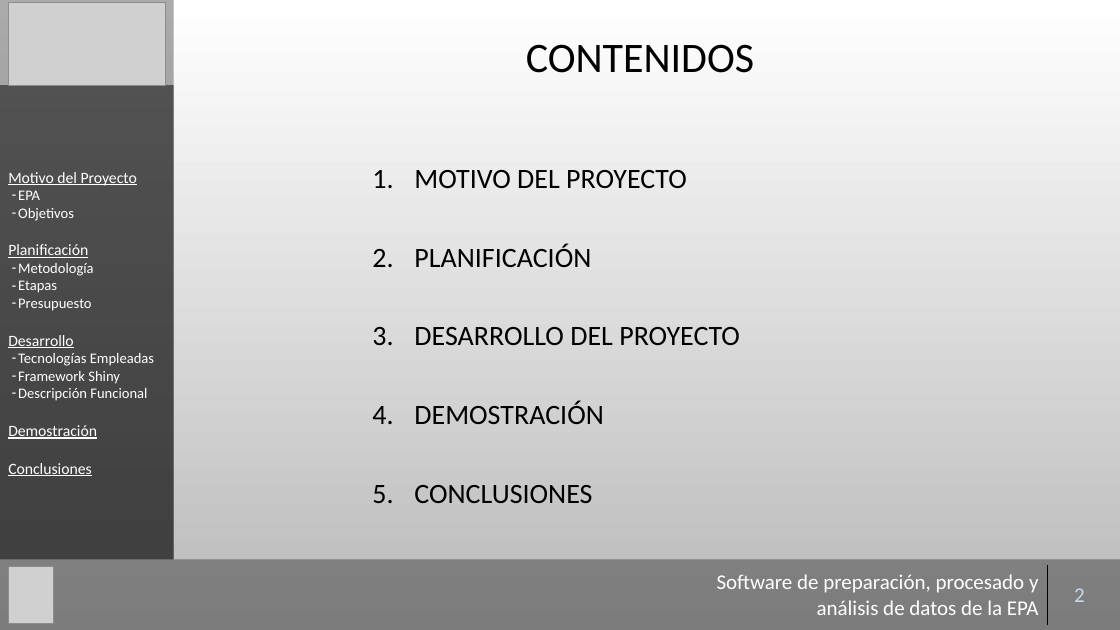
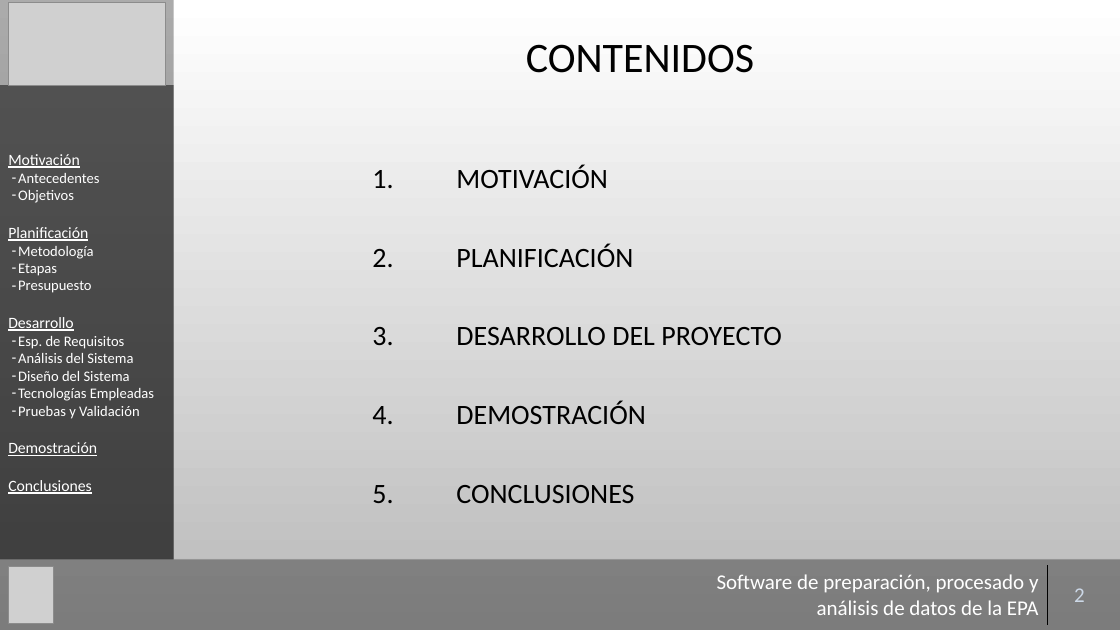
Before and after one commit to Gaulent/epa_explorer, a slide deck: slide 2 of mem/presentacion.pptx. Drawn at 1120x630 pixels with LibreOffice and Linux fonts; fonts in the diff are those of the drawing; grey boxes stand for pictures; background and template pictures are left out. Boxes give left, top, right and bottom in pixels: in the first picture for what was removed or moved away, otherwise in the second. Text is boxed around its words. In the diff, an @@ line names an element or a change of style, - is before the commit and + after.

```diff
--- a/mem/presentacion.pptx
+++ b/mem/presentacion.pptx
@@ text in rectangle at bbox=[8, 154, 79, 168]: text changed; size 13.5 to 12.5 pt @@
-Motivo del Proyecto
-– EPA
+Motivación
+– Antecedentes
@@ text at bbox=[372, 165, 782, 503]: text changed @@
-1. MOTIVO DEL PROYECTO
-2. PLANIFICACIÓN
-3. DESARROLLO DEL PROYECTO
-4. DEMOSTRACIÓN
-5. CONCLUSIONES
+1. MOTIVACIÓN
+2. PLANIFICACIÓN
+3. DESARROLLO DEL PROYECTO
+4. DEMOSTRACIÓN
+5. CONCLUSIONES
@@ text in rectangle at bbox=[18, 336, 133, 381]: paragraphs added @@
+– Esp. de Requisitos
+– Análisis del Sistema
+– Diseño del Sistema
@@ text in rectangle at bbox=[18, 406, 140, 419]: text changed @@
-– Framework Shiny
-– Descripción Funcional
+– Pruebas y Validación
```
Also in this commit, not shown: 29 other slides changed, 13 slides added, 3 other files.
